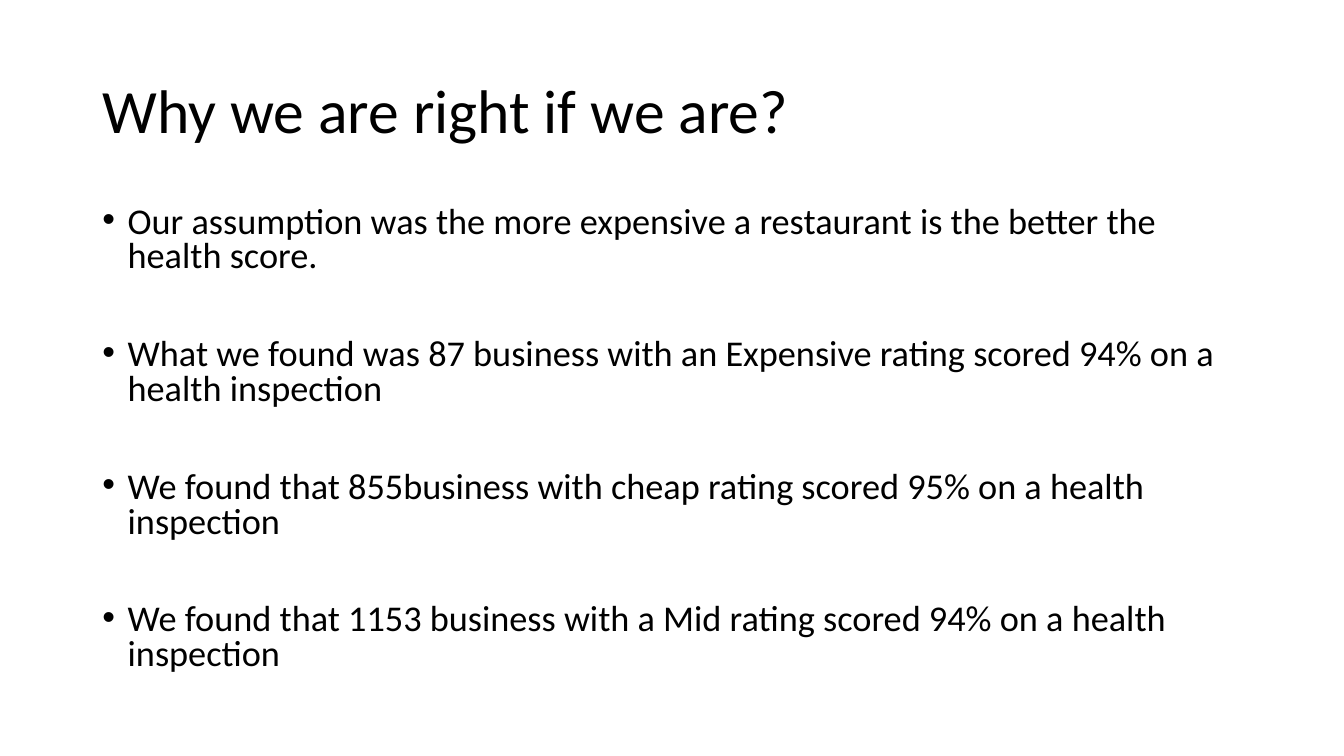
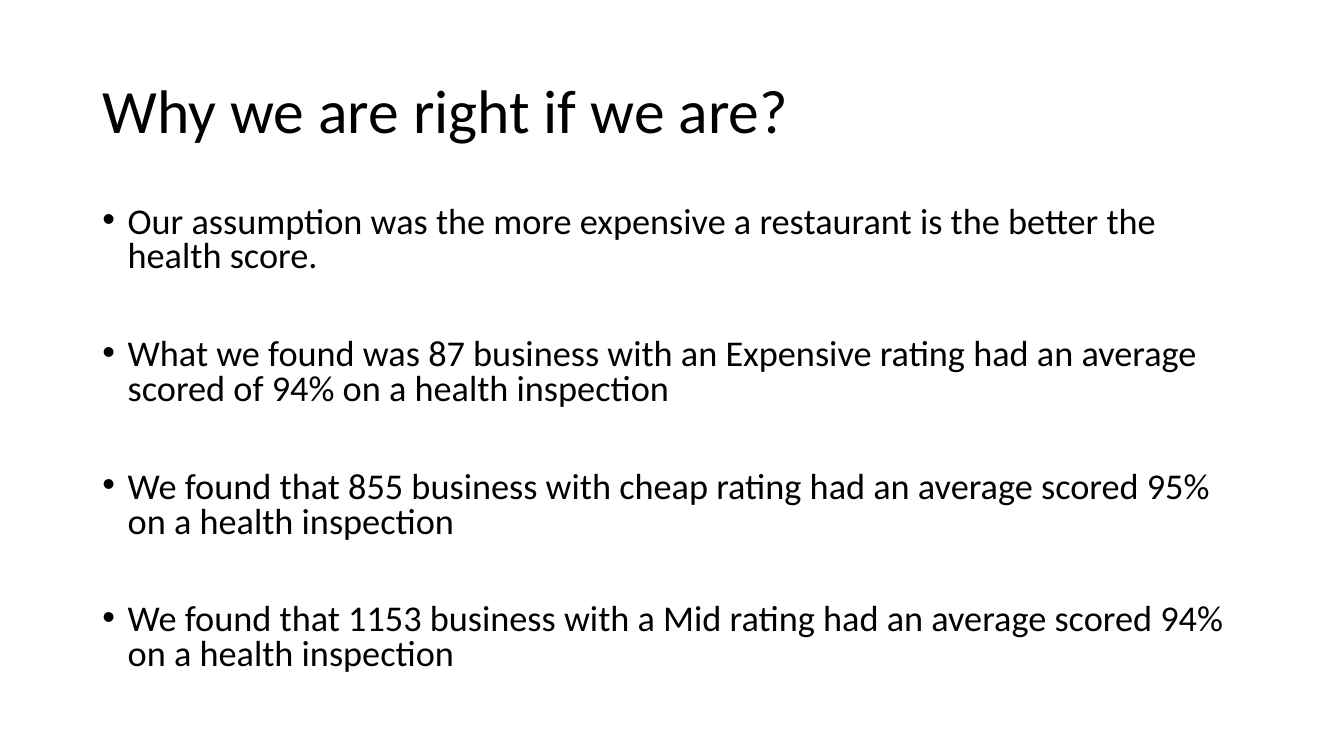
Before and after one commit to DCMilligan88/PriceVsHealth, a slide deck: slide 22 of Project 1 presentation (1).pptx (slide 21 before the commit). Drawn at 1344x756 pixels with LibreOffice and Linux fonts; fonts in the diff are those of the drawing; background and template pictures are left out. Boxes give left, top, right and bottom in pixels: in the first picture for what was removed or moved away, otherwise in the second. Text is boxed around its words. In the diff, an @@ line names an element or a change of style, - is before the commit and + after.

```diff
--- a/Project 1 presentation (1).pptx
+++ b/Project 1 presentation (1).pptx
@@ text at bbox=[128, 340, 1223, 672]: text changed @@
-• What we found was 87 business with an Expensive rating scored 94% on a health inspection
-• We found that 855business with cheap rating scored 95% on a health inspection
-• We found that 1153 business with a Mid rating scored 94% on a health inspection
+• What we found was 87 business with an Expensive rating had an average scored of 94% on a health inspection
+• We found that 855 business with cheap rating had an average scored 95% on a health inspection
+• We found that 1153 business with a Mid rating had an average scored 94% on a health inspection
```
Also in this commit, not shown: 2 other slides changed, 1 slide added.
